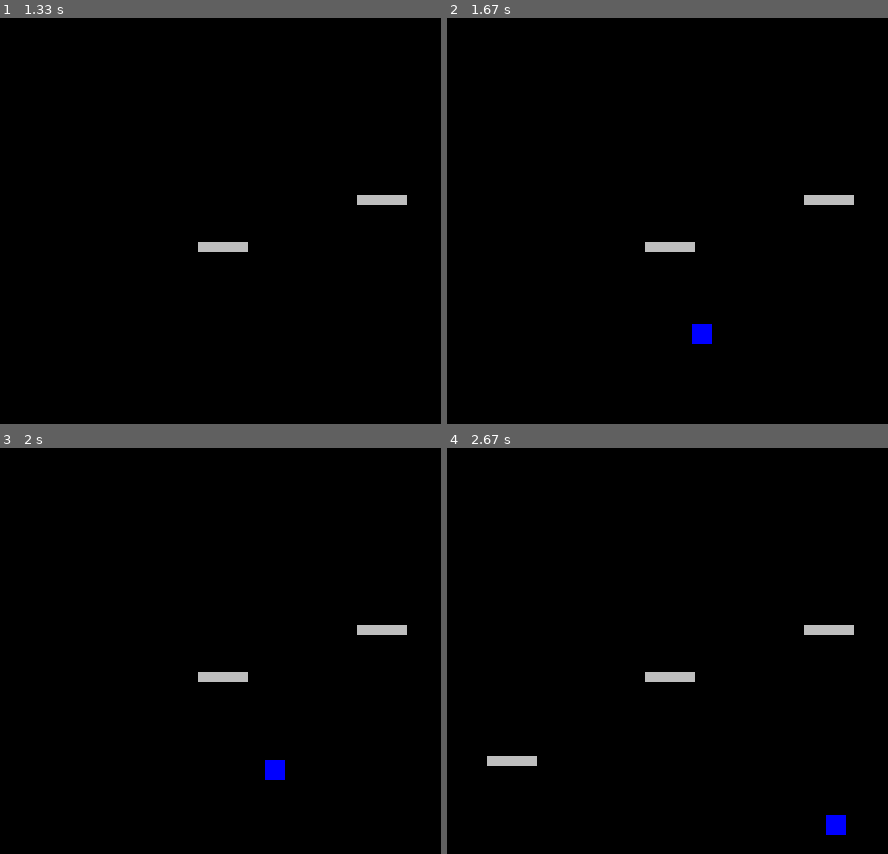
Above: before the commit, frames 1-4 (two rows, left to right).
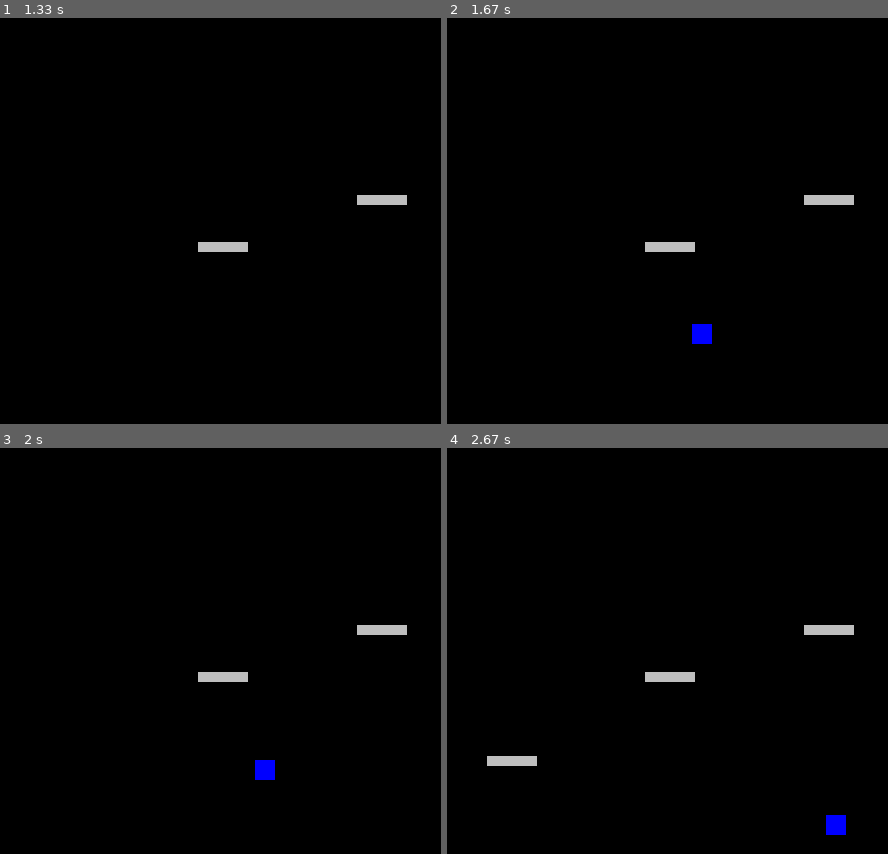
Above: after the commit, the same moments.

Repository: amalkov2024/PyGame
Game: pygame game, started from Lesenki.py
The game is run twice, just before and just after one commit, with the same random seed, the same clock (stepped at 60 frames per second) and the same inputs.
Inputs (mouse positions are in pixels of both pictures, inside the frame that each line leads up to):
- Up to frame 1 (1.33 s): tap Enter at 0.33 s; click (357, 196) at 0.73 s; click (198, 241) at 1.07 s
- Up to frame 2 (1.67 s): right-click (693, 318) at 1.4 s
- Up to frame 3 (2 s): hold Right from 1.67 s (still down)
- Up to frame 4 (2.67 s): release Right at 2.13 s; click (486, 756) at 2.23 s; right-click (826, 813) at 2.57 s

Frames 1-2 are identical in both runs. In frame 3, 0.2% of the frame differs, in the area x 57-65%, y 76-82%; in frame 4, nothing differs.

Commit message:
V1 от 17-12-2024 готово

Diff:
--- a/DopUrovni.py
+++ b/DopUrovni.py
@@ -66,7 +66,7 @@
     return image
 
 
-def terminate():
+def terminate():  # завершение игры
     pygame.quit()
     sys.exit()
 
@@ -134,6 +134,7 @@
     return new_player, x, y
 
 
+# Запуск игры
 tile_images = {"wall": load_image("box.png"), "empty": load_image("grass.png")}
 player_image = load_image("mario.png", -1)
 
@@ -141,6 +142,7 @@
 
 start_screen()
 player, level_x, level_y = generate_level(load_level(level))
+
 running = True
 
 while running:
--- a/Lesenki.py
+++ b/Lesenki.py
@@ -91,11 +91,6 @@
                     kub.move_horizont(10)
                 if event.key == pygame.K_LEFT:
                     kub.move_horizont(-10)
-            if event.type == pygame.KEYDOWN:
-                if event.key == pygame.K_RIGHT:
-                    kub.move_horizont(10)
-                if event.key == pygame.K_LEFT:
-                    kub.move_horizont(-10)
                 if event.key == pygame.K_DOWN:
                     kub.move_vertical(10)
                 if event.key == pygame.K_UP:
@@ -104,7 +99,6 @@
         all_sprites.update()
         clock.tick(fps)
         pygame.display.flip()
-    while pygame.event.wait().type != pygame.QUIT:
-        pass
+
     # завершение работы:
     pygame.quit()
--- a/Platform.py
+++ b/Platform.py
@@ -77,7 +77,7 @@
         all_sprites.update()
         clock.tick(fps)
         pygame.display.flip()
-    while pygame.event.wait().type != pygame.QUIT:
-        pass
+   # while pygame.event.wait().type != pygame.QUIT:
+    #    pass
     # завершение работы:
     pygame.quit()
